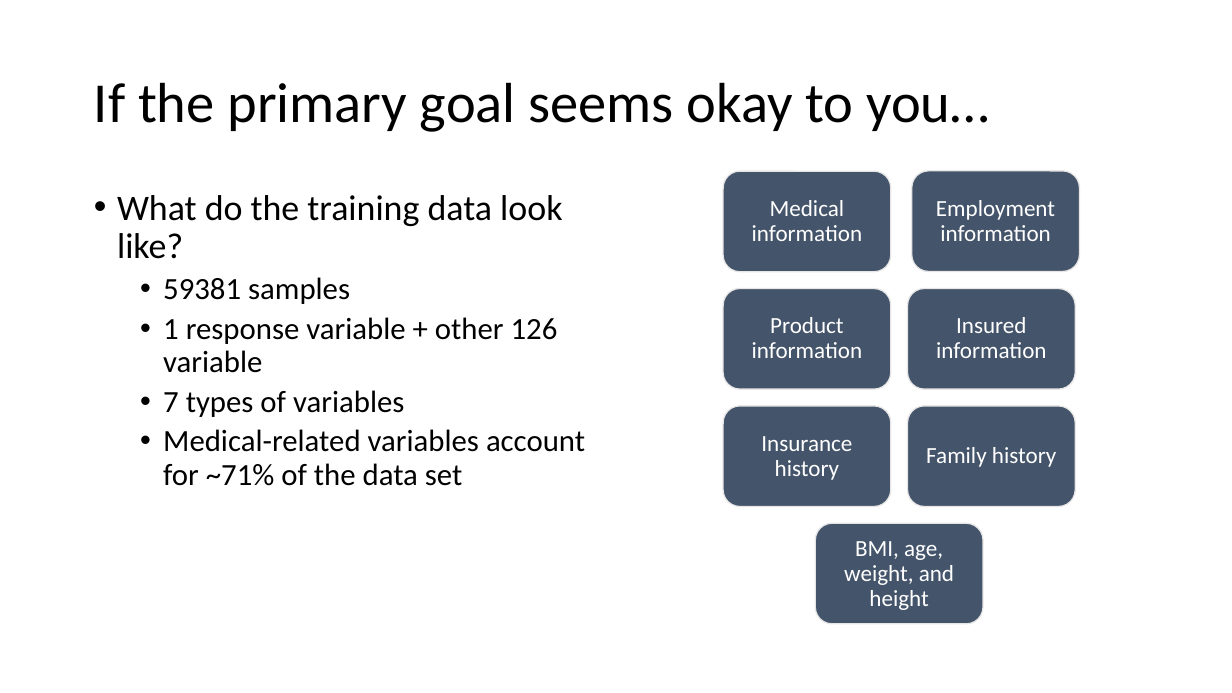
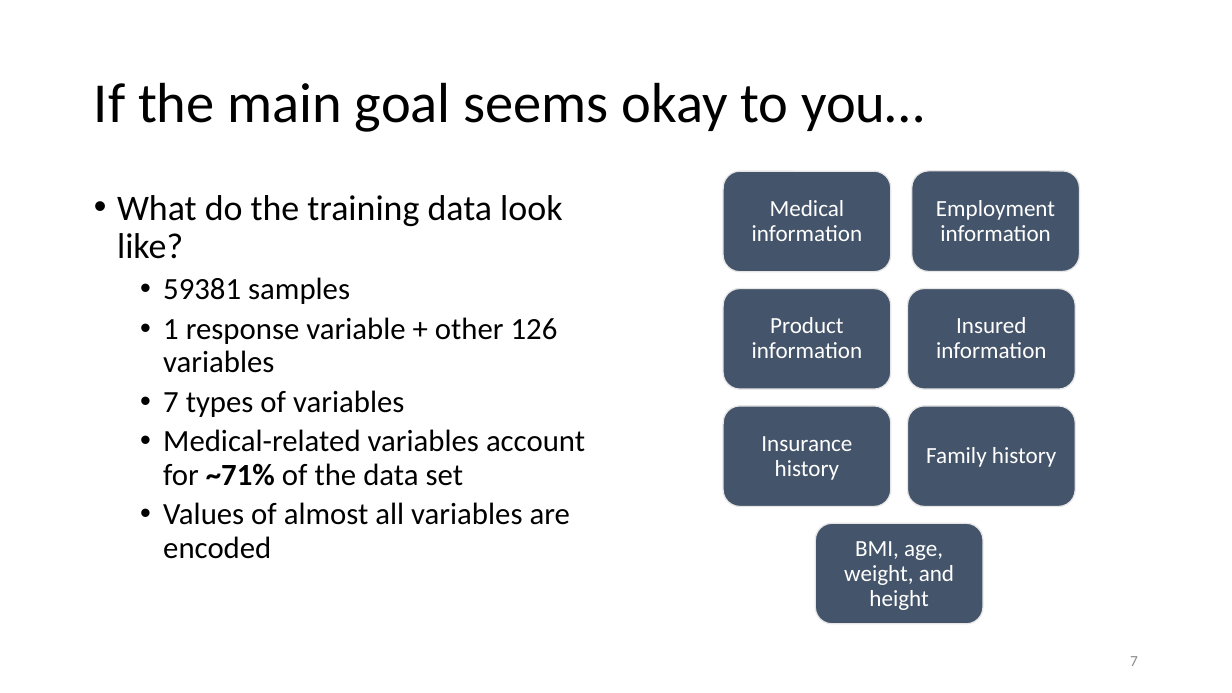
Before and after one commit to m2ng/hangseng-case, a slide deck: slide 7 of slides/hangseng_interview.pptx (slide 6 before the commit). Drawn at 1232x693 pixels with LibreOffice and Linux fonts; fonts in the diff are those of the drawing. Boxes give left, top, right and bottom in pixels: in the first picture for what was removed or moved away, otherwise in the second. Text is boxed around its words. In the diff, an @@ line names an element or a change of style, - is before the commit and + after.

```diff
--- a/slides/hangseng_interview.pptx
+++ b/slides/hangseng_interview.pptx
@@ title at <box>94,82,924,132</box>: text changed @@
-If the primary goal seems okay to you…
+If the main goal seems okay to you…
@@ text at <box>163,317,558,373</box>: text changed @@
-  • 1 response variable + other 126 variable
+  • 1 response variable + other 126 variables
@@ text at <box>163,502,570,559</box>: paragraph added @@
+  • Values of almost all variables are encoded
@@ page number added at <box>1130,656,1138,666</box>, 12 pt, text #8C8C8C @@
+7
```
Also in this commit, not shown: 22 other slides changed, 22 slides added.
